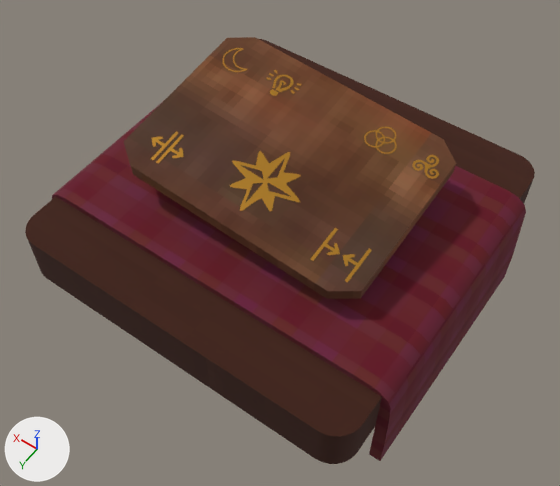
The glTF model assets/3Dmodels/furnitures/ouija_table.glb, before and after one commit.
Both versions are drawn from a 50 mm lens placed at (-0.851, 1.36, 3.158), pointed at (0.121, -0.002, 1.019). Lighting does not change. The marker at lower left points along +X, +Y and +Z. Both versions are drawn at frame 5 of the action 'Ouija_jump'; the numbers are the values there. Vertices at the same position are counted once.

Objects in the first picture: 'ouija_board', 'table_ouija', 'tapis_table'.
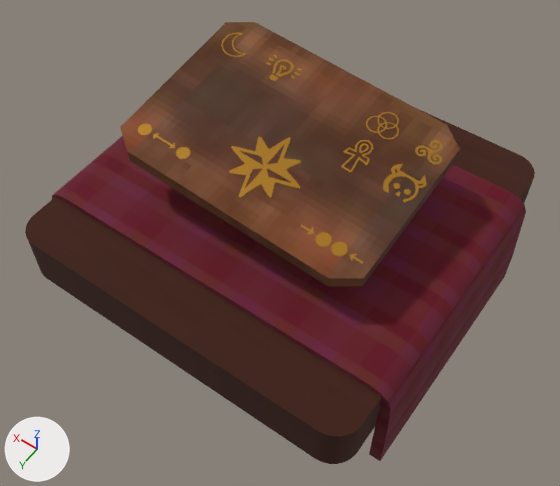
Changed parts and their boxes [x1, y1, x2, y2] in the pictures (560 x 486 px; the box of a moved part takes in the faces that stretch with it):
'ouija_board', reshaped, moved, rescaled: before [124, 37, 456, 299]; after [120, 22, 460, 286]
part 1 of me_texte_004, moved or reshaped: before [412, 155, 439, 179]; after [415, 140, 442, 164]
part 2 of me_texte_004, moved or reshaped: before [364, 127, 397, 154]; after [366, 112, 399, 139]
part 3 of me_texte_004, moved or reshaped: before [270, 89, 278, 96]; after [270, 74, 278, 81]
part 4 of me_texte_004, moved or reshaped: before [272, 75, 294, 92]; after [272, 59, 294, 77]
part 5 of me_texte_004, moved or reshaped: before [223, 48, 247, 72]; after [221, 33, 246, 57]
part 6 of me_texte_004, moved or reshaped: before [230, 151, 301, 211]; after [229, 137, 301, 198]
part 7 of me_texte_004, moved or reshaped: before [124, 37, 456, 299]; after [120, 22, 460, 286]
part 8 of me_texte_004, added (brown): after [341, 140, 427, 202]
part 9 of me_texte_004, moved or reshaped: before [151, 131, 184, 164]; after [138, 124, 190, 159]
part 10 of me_texte_004, built on: before [311, 228, 372, 283]; after [301, 225, 364, 264]

What the commit changed:
Material 'doré.018' (mat_doré_018) is new.
Its texture is img_totem_wing_base_color.
Its metallic is 1.0.
Its roughness is 0.294.
me_texte_004 is used by ob_ouija_board; location (0.087, -0.158, 1.431); rotation (0.14, 0.0873, -3.142), in degrees (8, 5, -180); scale (0.152, 0.152, 0.152).
me_texte_004 had 4660 vertices, 4664 faces and spanned x -3.21..2.69, y -2.83..1.44, z -0.34..0.0.
me_texte_004 now has 7293 vertices, 7287 faces and spans x -2.92..2.44, y -2.57..1.31, z -0.29..0.02.
me_texte_004 part 1: the loose piece of 953 vertices spanning x 1.96..2.55, y 0.44..0.99, z 0.0 is scaled about its middle by (0.909, 0.909, 1), then moved by (-0.21, -0.06, 0.02), in mat_doré_009 (picture img_totem_wing_base_color).
me_texte_004 part 2: the loose piece of 909 vertices spanning x 0.79..1.5, y 0.41..1.06, z 0.0 is scaled about its middle by (0.909, 0.909, 1), then moved by (-0.1, -0.07, 0.02), in mat_doré_009 (picture img_totem_wing_base_color).
me_texte_004 part 3: the loose piece of 110 vertices spanning x -1.51..-1.33, y 0.33..0.47, z 0.0 is moved by (0.13, -0.04, 0.02), in mat_doré_009 (picture img_totem_wing_base_color).
me_texte_004 part 4: the loose piece of 509 vertices spanning x -1.63..-1.21, y 0.49..0.97, z 0.0 is scaled about its middle by (0.909, 0.909, 1), then moved by (0.13, -0.07, 0.02), in mat_doré_009 (picture img_totem_wing_base_color).
me_texte_004 part 5: the loose piece of 373 vertices spanning x -2.96..-2.28, y 0.34..1.02, z 0.0 is scaled about its middle by (0.909, 0.909, 1), then moved by (0.24, -0.06, 0.02), in mat_doré_009 (picture img_totem_wing_base_color).
me_texte_004 part 6: the loose piece of 727 vertices spanning x -1.07..0.63, y -2.38..-0.66, z 0.0 is scaled about its middle by (0.909, 0.909, 1), then moved by (0.02, 0.14, 0.02), in mat_doré_018 (picture img_totem_wing_base_color).
me_texte_004 part 7: the loose piece of 16 vertices spanning x -3.21..2.69, y -2.83..1.44, z -0.34..0.0 is scaled about its middle by 0.909, then moved by (0.02, 0.06, 0.03).
me_texte_004 part 8: 2094 vertices added at x 0.76..2.35, y -0.61..0.17, z 0.02.
me_texte_004 part 9: 373 vertices removed from x -2.8..-1.95, y -2.47..-1.61, z 0.0; 567 vertices added at x -2.64..-1.47, y -2.15..-1.87, z 0.02.
me_texte_004 part 10: 214 vertices removed from x 1.52..2.37, y -2.47..-1.62, z 0.0; 559 vertices added at x 1.01..2.28, y -2.15..-1.87, z 0.02.
me_texte_004 now uses material mat_doré_018 (picture img_totem_wing_base_color).
Object 'ouija_board' (ob_ouija_board) moves from (0.087, -0.158, 1.431) to (0.087, -0.158, 1.491).
Object 'ouija_board' (ob_ouija_board) is rescaled from (0.152, 0.152, 0.152) to (0.167, 0.167, 0.167).
